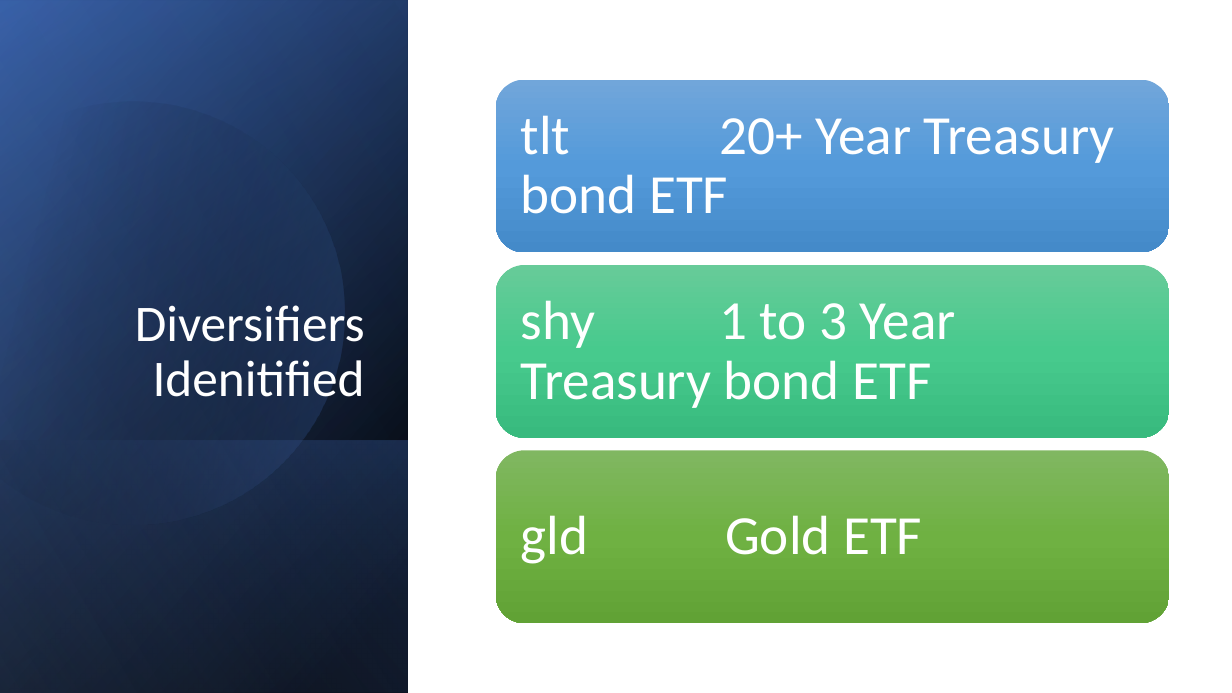
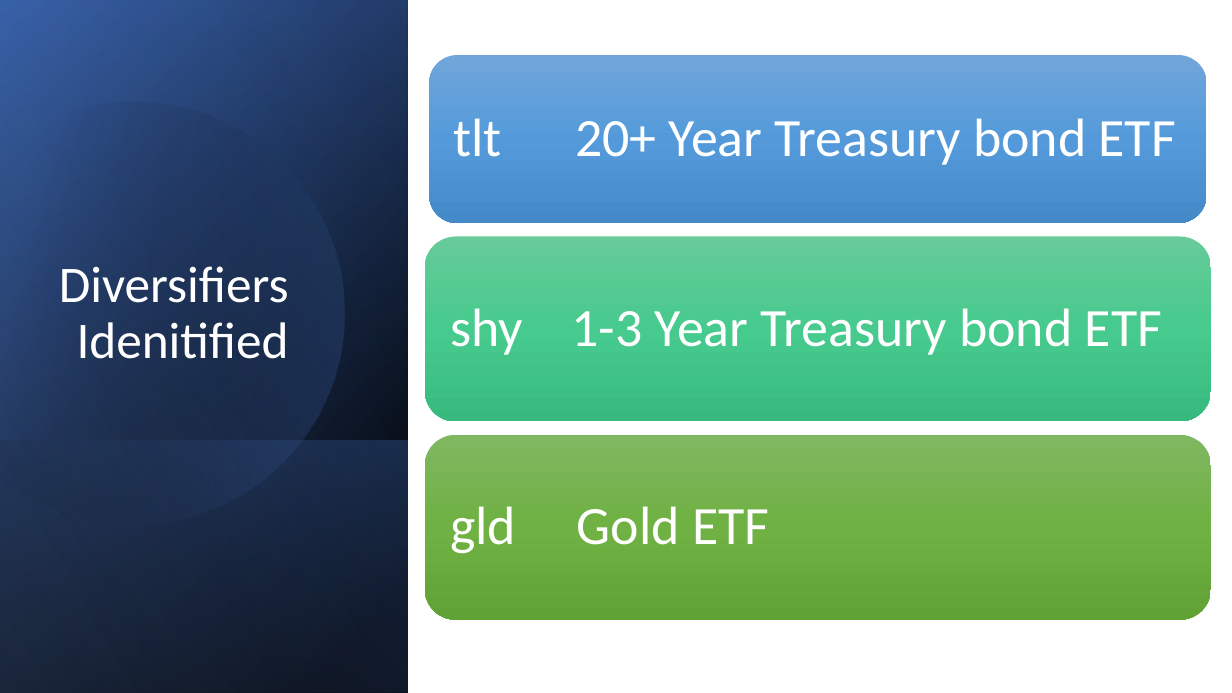
Before and after one commit to sangramsinghg/portfolio_diversifier, a slide deck: slide 6 of Portfolio_Diversifier.pptx. Drawn at 1232x693 pixels with LibreOffice and Linux fonts; fonts in the diff are those of the drawing. Boxes give left, top, right and bottom in pixels: in the first picture for what was removed or moved away, otherwise in the second. Text is boxed around its words. In the diff, an @@ line names an element or a change of style, - is before the commit and + after.

```diff
--- a/Portfolio_Diversifier.pptx
+++ b/Portfolio_Diversifier.pptx
@@ rounded rectangle: place and size @@
-rounded rectangle at [495, 79, 1169, 252]
+rounded rectangle at [430, 55, 1207, 224]
@@ text "tlt 20+ Year Treasury bond ..." at [454, 118, 1176, 165]: size 43 to 42 pt @@
@@ text "tlt 20+ Year Treasury bond ...": place and size @@
-text "tlt 20+ Year Treasury bond ..." at [521, 115, 1115, 214]
+text "tlt 20+ Year Treasury bond ..." at [454, 118, 1176, 165]
@@ title "Diversifiers Idenitified": place and size @@
-title "Diversifiers Idenitified" at [135, 305, 365, 397]
+title "Diversifiers Idenitified" at [59, 266, 289, 359]
@@ rounded rectangle: place and size @@
-rounded rectangle at [495, 265, 1169, 438]
+rounded rectangle at [425, 237, 1212, 421]
@@ text at [450, 308, 1162, 355]: text changed; size 43 to 42 pt @@
-shy 1 to 3 Year Treasury bond ETF
+shy 1-3 Year Treasury bond ETF
@@ rounded rectangle: place and size @@
-rounded rectangle at [495, 450, 1169, 623]
+rounded rectangle at [425, 435, 1212, 620]
@@ text "gld Gold ETF": place and size @@
-text "gld Gold ETF" at [521, 515, 922, 564]
+text "gld Gold ETF" at [450, 506, 769, 553]
@@ text "gld Gold ETF" at [450, 506, 769, 553]: size 43 to 42 pt @@
```
Also in this commit, not shown: 3 other slides changed, 2 slides added, 2 slides removed.
